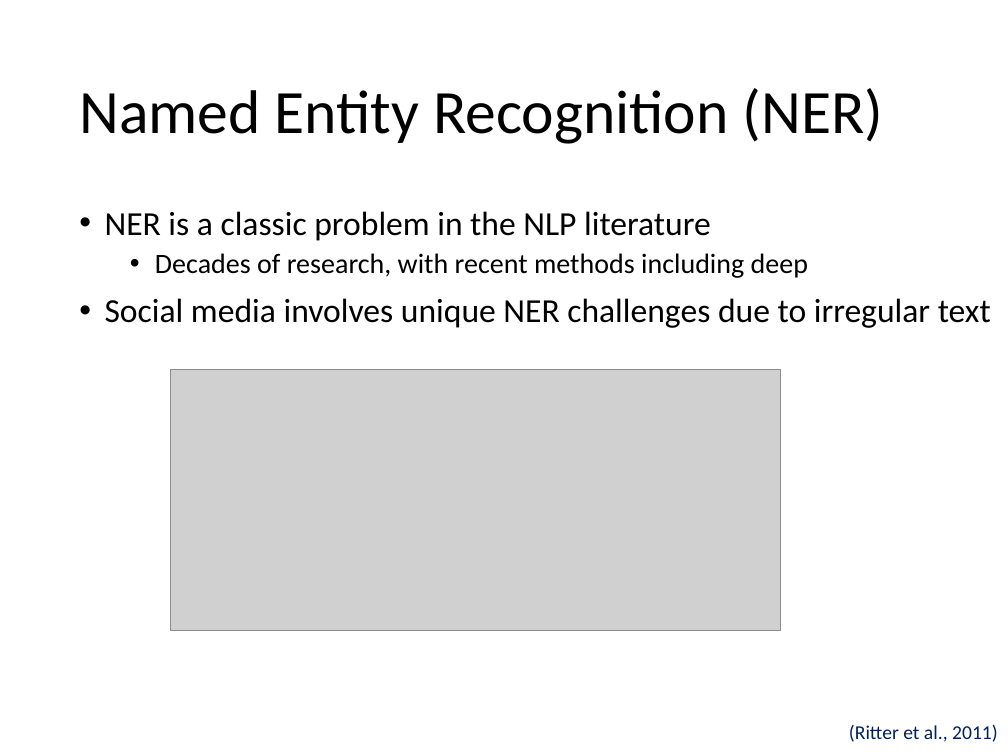
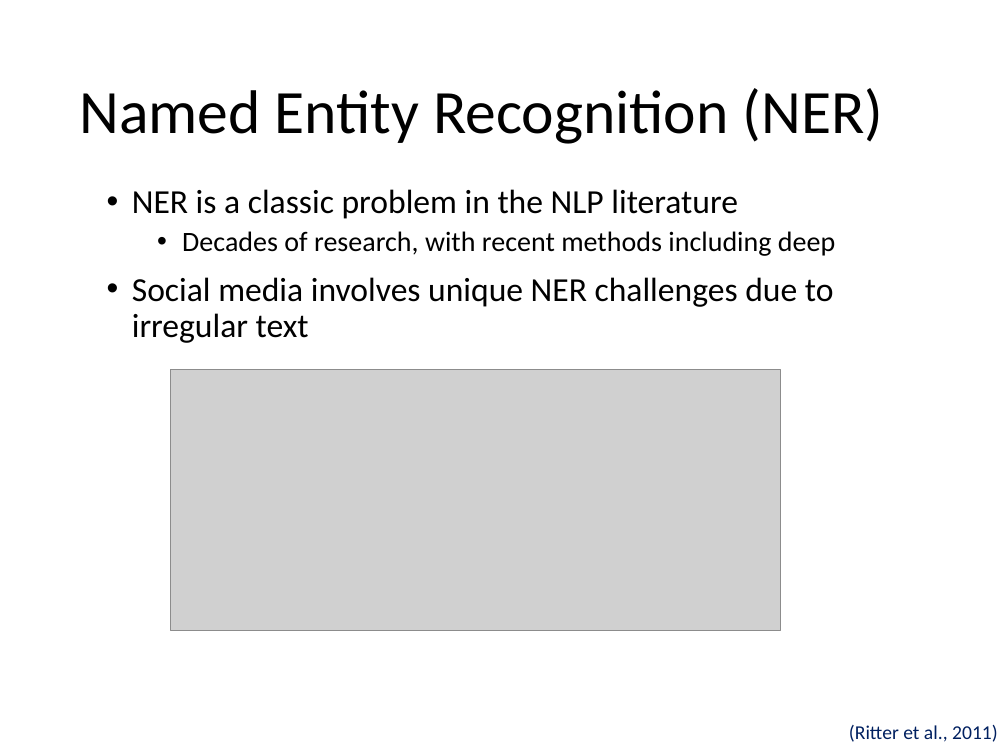
Before and after one commit to evhart/smasac-tutorial, a slide deck: slide 3 of slides/pptx/3-entity-extraction.pptx (slide 14 before the commit). Drawn at 1008x756 pixels with LibreOffice and Linux fonts; fonts in the diff are those of the drawing; grey boxes stand for pictures. Boxes give left, top, right and bottom in pixels: in the first picture for what was removed or moved away, otherwise in the second. Text is boxed around its words. In the diff, an @@ line names an element or a change of style, - is before the commit and + after.

```diff
--- a/slides/pptx/3-entity-extraction.pptx
+++ b/slides/pptx/3-entity-extraction.pptx
@@ text "NER is a classic problem ..." rewrapped from [105, 211, 991, 328] to [132, 189, 835, 343] @@
```
Also in this commit, not shown: 4 other slides changed, 2 slides added, 9 slides removed, 1 other file.
